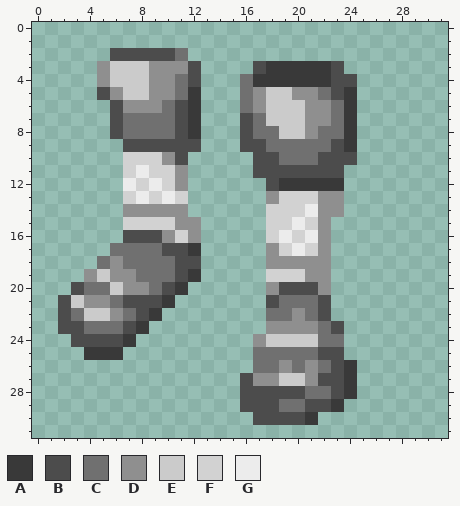
One commit to this pixel-art sprite: textures/items/bootsCloth.png. Above: the version before the commit.
The file is 32x32 pixels. Colours within 5 levels of each other are drawn and written as one.
Palette (. is transparent): A #393939  B #4c4c4c  C #707070  D #8f8f8f  E #cbcbcb  F #d2d2d2  G #ececec
Pixels before, first column x 2:
 2 ....BBBBBC.............
 3 ...DEEEDDDB....BAAAAAB.
 4 ...DEEEDDCB...CAAAAAABB
 5 ...BDEEDDCA...CDEEDDCBA
 6 ....BDDDCBA...CDEEEDDCA
 7 ....BCCCCBA...BCEEEDDCA
 8 ....BCCCCBA...BCCEEDCCA
 9 .....BBBBBB...BBCCCCCBA
10 .....FFFDB.....BBCCCBBB
11 .....FGFFD.....BBBBBBB.
12 .....GFGFD......BAAAAA.
13 .....FGFGF......DFFFDD.
14 .....DDDDD......FFFGDD.
15 .....FFFFDD.....FFGFD..
16 .....BBBDFD.....FGFGD..
17 ....CCCCBBA.....DFGFD..
18 ...CDCCCCBB.....DDDDD..
19 ..DEDDCCCBA.....FFFDD..
20 .BCCEDDCBA......DBBBD..
21 BEDDCBBBA.......BCCCB..
22 BCEEDCBA........CCDCB..
23 BBCCCBA.........DDDDCB.
24 .BBBBA.........DEEEECC.
25 ..AAA..........CCCCCBB.
26 ...............CCDCDCBA
27 ..............BDDEEDBBA
28 ..............BBBBBCCBA
29 ..............BBBCCBBA.
30 ...............BBBBA...
After:
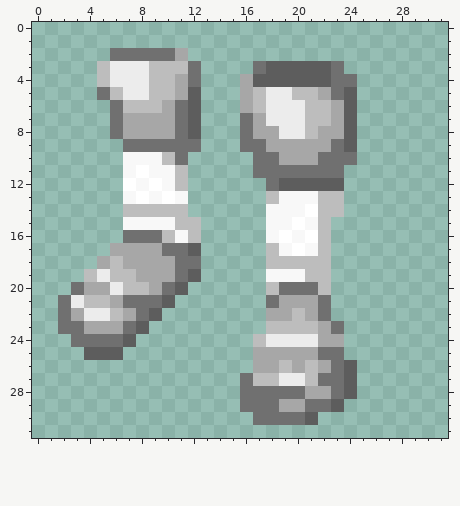
From old to new:
colour A: #393939 -> #5d5d5d
colour B: #4c4c4c -> #707070
colour C: #707070 -> #a7a7a7
colour D: #8f8f8f -> #bdbdbd
colour E: #cbcbcb -> #ececec
colour F: #d2d2d2 -> #f8f8f8
colour G: #ececec -> #ffffff
Boxes around the changes in both pictures, in picture pixels (x1, y1, x2, y2):
changed: (58, 48, 357, 425)
